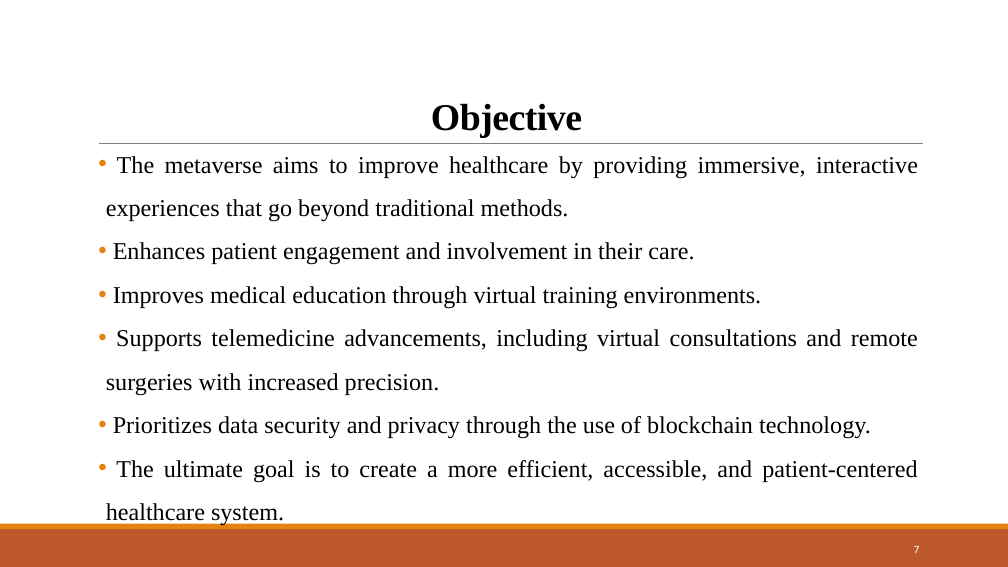
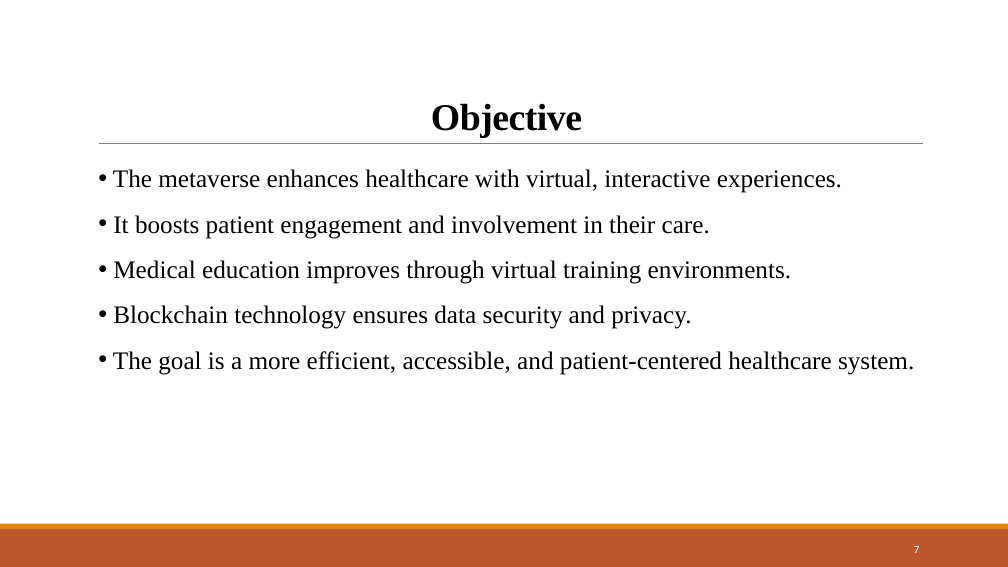
Before and after one commit to Devjethva1111/Metaverse-in-Healthcare, a slide deck: slide 7 of Seminar PPT/23MDS003 - Seminar.pptx. Drawn at 1008x567 pixels with LibreOffice and Linux fonts; fonts in the diff are those of the drawing. Boxes give left, top, right and bottom in pixels: in the first picture for what was removed or moved away, otherwise in the second. Text is boxed around its words. In the diff, an @@ line names an element or a change of style, - is before the commit and + after.

```diff
--- a/Seminar PPT/23MDS003 - Seminar.pptx
+++ b/Seminar PPT/23MDS003 - Seminar.pptx
@@ text at (113, 169, 914, 375): text changed; size 23 to 24 pt @@
-• The metaverse aims to improve healthcare by providing immersive, interactive experiences that go beyond traditional methods.
-• Enhances patient engagement and involvement in their care.
-• Improves medical education through virtual training environments.
-• Supports telemedicine advancements, including virtual consultations and remote surgeries with increased precision.
-• Prioritizes data security and privacy through the use of blockchain technology.
-• The ultimate goal is to create a more efficient, accessible, and patient-centered healthcare system.
+• The metaverse enhances healthcare with virtual, interactive experiences.
+• It boosts patient engagement and involvement in their care.
+• Medical education improves through virtual training environments.
+• Blockchain technology ensures data security and privacy.
+• The goal is a more efficient, accessible, and patient-centered healthcare system.
```
Also in this commit, not shown: 3 other slides changed.
